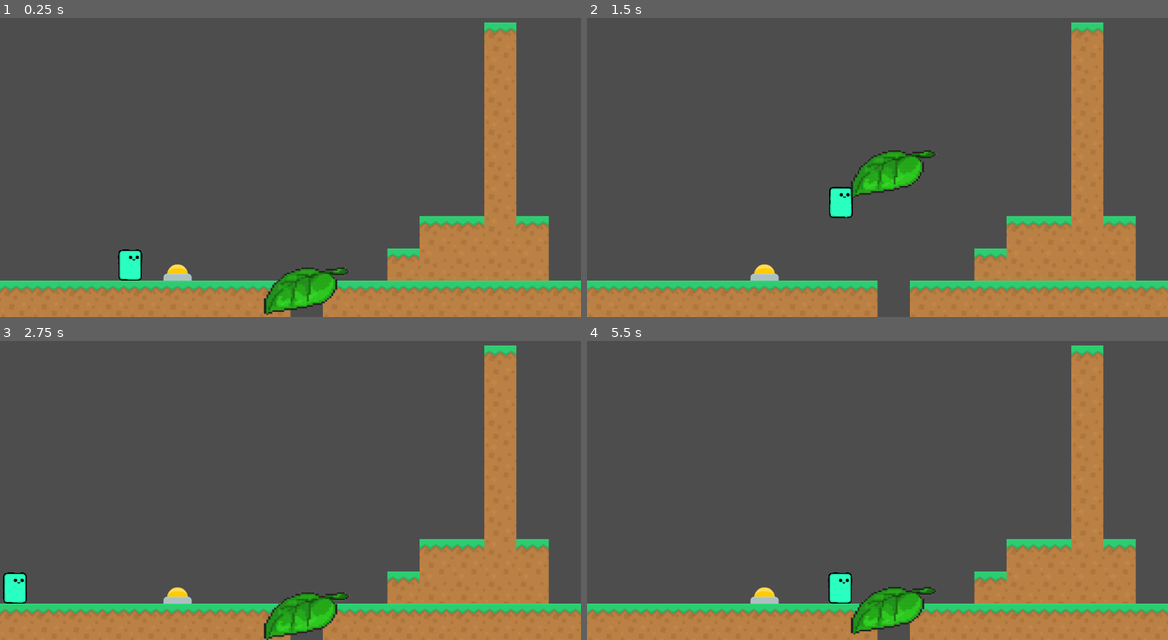
Above: before the commit, frames 1-4 (two rows, left to right).
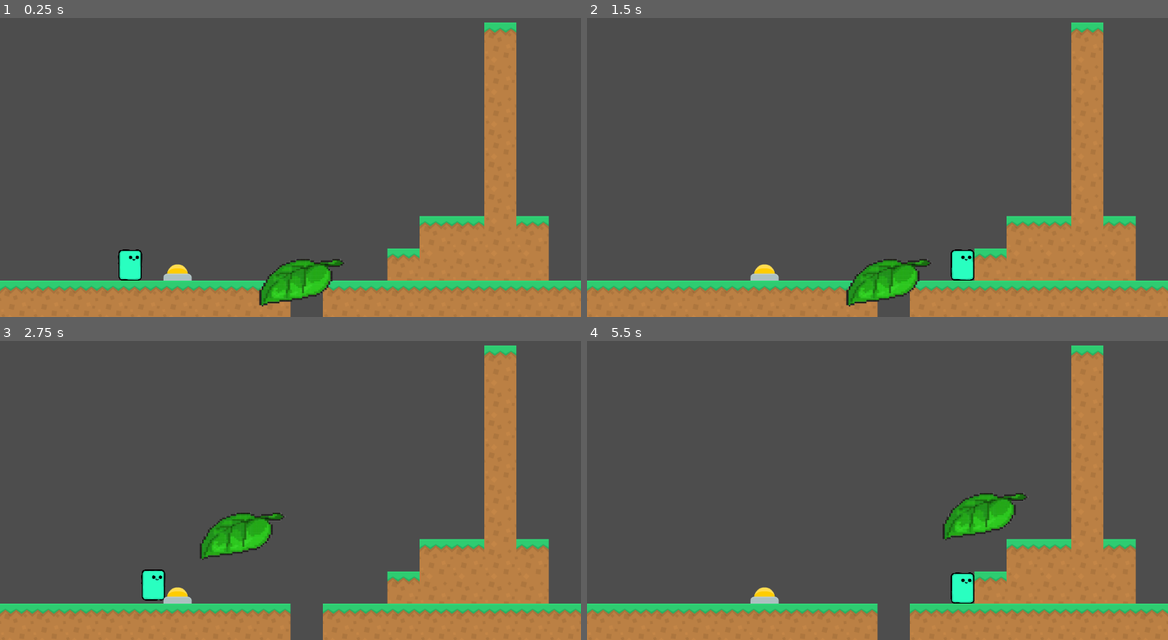
Above: after the commit, the same moments.

Repository: mikanthrop/Projektstudium_Fukurou
Game: Godot game, scene res://assets/scenes/screens/main.tscn
The game is run twice, just before and just after one commit, with the same random seed, the same clock (stepped at 60 frames per second) and the same inputs.
Inputs:
- Up to frame 1 (0.25 s): no input
- Up to frame 2 (1.5 s): hold Shift (dash) 0.53-1.28 s; hold Right (move_right) from 0.53 s (still down); tap Space (jump) at 0.77 s; tap Ctrl (hold) at 1.35 s
- Up to frame 3 (2.75 s): tap Space (jump) at 1.52 s; release Right (move_right) at 2.03 s; hold Left (move_left) from 2.03 s (still down); hold Shift (dash) from 2.03 s (still down)
- Up to frame 4 (5.5 s): release Left (move_left) at 2.78 s; release Shift (dash) at 2.78 s; hold Right (move_right) 2.78-4.28 s; tap Ctrl (hold) at 2.85, 4.35 s; tap Space (jump) at 3.02, 3.77, 4.52 s; hold Shift (dash) 3.53-4.28 s; hold Left (move_left) 4.28-5.03 s; hold Right (move_right) from 5.03 s (still down); hold Shift (dash) from 5.03 s (still down)

The runs differ from the first frame. In frame 1, 1.6% of the frame differs, in the area x 44-61%, y 80-100%; in frame 2, 3.7%; in frame 3, 3.7%; in frame 4, 3.7%, in the area x 41-76%, y 50-99%.

Commit message:
Fix: animate moving platform according to curve
currently only supports non-looping platform movement

Diff:
--- /dev/null
+++ b/assets/scenes/prefabs/leaf_in_wind.tres
@@ -0,0 +1,8 @@
+[gd_resource type="Curve2D" format=3 uid="uid://dllb0uxhih5ky"]
+
+[resource]
+bake_interval = 0.01
+_data = {
+"points": PackedVector2Array(0, 0, 0, 0, -15, -100, 0, 0, 0, 0, -15, -350)
+}
+point_count = 2
--- a/assets/scenes/prefabs/moving_platform.gd
+++ b/assets/scenes/prefabs/moving_platform.gd
@@ -1,20 +1,68 @@
 extends Path2D
 
-@export var loop = true
-@export var speed = 2.0
-@export var speed_scale = 1.0
+# variables for the main scene
+@export var speed: float = 2.0
+@export var float_duration: float = 3.0
+#@export var loop: bool = true
 
-@onready var path = $PathFollow2D
-@onready var animation = $AnimationPlayer
+# needed nodes
+@onready var path: PathFollow2D = $PathFollow2D
+@onready var timer: Timer = $FloatTimer
+#@onready var animation: AnimationPlayer = $AnimationPlayer
+
+# logic variables
+var approximate_beginning: float = 0.02
+var approximate_ending: float = 0.98
+var offset: float = 0.01
+
+var timer_started: bool = false
+var movement_paused: bool = false
+var upward_movement: bool = true
 
 # Called when the node enters the scene tree for the first time.
-func _ready():
-	if not loop:
-		animation.play("move")
-		animation.speed_scale = speed_scale
-		set_process(false)
+func _ready() -> void:
+	# check if curve is empty
+	if curve == null:
+		push_error("curve of a moving platform is empty.")
+
+	#give timer float_duration
+	timer.wait_time = float_duration
+
+	#if not loop:
+		#animation.play("move")
+		#animation.speed_scale = speed_scale
+		#set_process(false)
 
 
 # Called every frame. 'delta' is the elapsed time since the previous frame.
-func _process(delta):
-	path.progress += speed
+func _physics_process(delta: float) -> void:
+	if (not timer_started):
+		if (path.get_progress_ratio() > approximate_ending):
+			timer.start()
+			timer_started = true
+			movement_paused = true
+			print("moving platform: float timer started")
+			print("progress ratio: ", path.get_progress_ratio())
+		elif (path.get_progress_ratio() < approximate_beginning):
+			timer.start()
+			timer_started = true
+			movement_paused = true
+			print("moving platform: float timer started")
+			print("progress ratio: ", path.get_progress_ratio())
+	if (not movement_paused):
+		if (upward_movement):  # Move upwards
+			path.set_progress_ratio(path.get_progress_ratio() + speed * delta)
+		else:  # Move downwards
+			path.set_progress_ratio(path.get_progress_ratio() - speed * delta)
+
+
+func _on_float_timer_timeout() -> void:
+	print("moving platform float timer timed out")
+	timer_started = false
+	movement_paused = false
+	if (path.get_progress_ratio() <= approximate_beginning):
+		upward_movement = true
+		path.set_progress_ratio(approximate_beginning+offset)
+	elif (path.get_progress_ratio() >= approximate_ending):
+		upward_movement = false
+		path.set_progress_ratio(approximate_ending-offset)
--- a/assets/scenes/prefabs/moving_plattform.tscn
+++ b/assets/scenes/prefabs/moving_plattform.tscn
@@ -1,82 +1,54 @@
-[gd_scene load_steps=8 format=3 uid="uid://bdpksvvhgfls5"]
+[gd_scene load_steps=6 format=3 uid="uid://bdpksvvhgfls5"]
 
 [ext_resource type="Script" path="res://assets/scenes/prefabs/moving_platform.gd" id="1_71ae0"]
 [ext_resource type="Texture2D" uid="uid://dqkvhqpb2e1ov" path="res://assets/sprites/leaf.png" id="2_01arx"]
 
-[sub_resource type="Curve2D" id="Curve2D_gp2jx"]
+[sub_resource type="RectangleShape2D" id="RectangleShape2D_ufsva"]
+size = Vector2(120.995, 10.95)
+
+[sub_resource type="Animation" id="Animation_v8q80"]
+resource_name = "move"
+
+[sub_resource type="AnimationLibrary" id="AnimationLibrary_tap6h"]
 _data = {
-"points": PackedVector2Array(0, 0, 0, 0, -6, 646, 0, 0, 0, 0, 0, 0)
-}
-point_count = 2
-
-[sub_resource type="CapsuleShape2D" id="CapsuleShape2D_xqguo"]
-radius = 1.11
-height = 155.27
-
-[sub_resource type="Animation" id="Animation_cj2mg"]
-length = 0.001
-tracks/0/type = "value"
-tracks/0/imported = false
-tracks/0/enabled = true
-tracks/0/path = NodePath("PathFollow2D:progress_ratio")
-tracks/0/interp = 1
-tracks/0/loop_wrap = true
-tracks/0/keys = {
-"times": PackedFloat32Array(0),
-"transitions": PackedFloat32Array(1),
-"update": 0,
-"values": [0.0]
-}
-
-[sub_resource type="Animation" id="Animation_f2udl"]
-resource_name = "move"
-length = 2.0
-loop_mode = 2
-tracks/0/type = "value"
-tracks/0/imported = false
-tracks/0/enabled = true
-tracks/0/path = NodePath("PathFollow2D:progress_ratio")
-tracks/0/interp = 1
-tracks/0/loop_wrap = true
-tracks/0/keys = {
-"times": PackedFloat32Array(0, 2),
-"transitions": PackedFloat32Array(-1.99851, 1),
-"update": 0,
-"values": [0.0, 1.0]
-}
-
-[sub_resource type="AnimationLibrary" id="AnimationLibrary_fvrh0"]
-_data = {
-"RESET": SubResource("Animation_cj2mg"),
-"move": SubResource("Animation_f2udl")
+"move": SubResource("Animation_v8q80")
 }
 
 [node name="MovingPlattform" type="Path2D"]
-curve = SubResource("Curve2D_gp2jx")
 script = ExtResource("1_71ae0")
+metadata/_edit_group_ = true
 
 [node name="PathFollow2D" type="PathFollow2D" parent="."]
-position = Vector2(-6, 646)
-rotation = -1.56151
+rotation = -1.5708
 
 [node name="RemoteTransform2D" type="RemoteTransform2D" parent="PathFollow2D"]
 remote_path = NodePath("../../AnimatableBody2D")
+update_rotation = false
+update_scale = false
 
 [node name="AnimatableBody2D" type="AnimatableBody2D" parent="."]
-position = Vector2(-6, 646)
-rotation = -1.56151
+rotation = -1.5708
 collision_layer = 2
-collision_mask = 2
+collision_mask = 3
+metadata/_edit_group_ = true
 
 [node name="Sprite2D" type="Sprite2D" parent="AnimatableBody2D"]
 rotation = 1.5708
 texture = ExtResource("2_01arx")
 
 [node name="CollisionShape2D" type="CollisionShape2D" parent="AnimatableBody2D"]
-scale = Vector2(37.2662, -0.910186)
-shape = SubResource("CapsuleShape2D_xqguo")
+position = Vector2(-0.0696564, -9.50888)
+rotation = 1.5708
+shape = SubResource("RectangleShape2D_ufsva")
+one_way_collision = true
 
 [node name="AnimationPlayer" type="AnimationPlayer" parent="."]
 libraries = {
-"": SubResource("AnimationLibrary_fvrh0")
+"": SubResource("AnimationLibrary_tap6h")
 }
+
+[node name="FloatTimer" type="Timer" parent="."]
+one_shot = true
+
+[connection signal="property_list_changed" from="." to="." method="_on_property_list_changed"]
+[connection signal="timeout" from="FloatTimer" to="." method="_on_float_timer_timeout"]
--- a/assets/scenes/screens/main.tscn
+++ b/assets/scenes/screens/main.tscn
@@ -330,11 +330,11 @@
 sources/1 = SubResource("TileSetAtlasSource_ufcqu")
 sources/2 = SubResource("TileSetAtlasSource_qybcp")
 
-[sub_resource type="Curve2D" id="Curve2D_tp16d"]
+[sub_resource type="Curve2D" id="Curve2D_mw6x1"]
 _data = {
-"points": PackedVector2Array(0, 0, 0, 0, 83.3333, -16.6666, 0, 0, 0, 0, 82.9103, -259)
+"points": PackedVector2Array(0, 0, 0, 0, 75.2961, -43, 0, 0, 0, 0, -43.9932, -162, 0, 0, 0, 0, 154.822, -357, 0, 0, 0, 0, 241.963, -211)
 }
-point_count = 2
+point_count = 4
 
 [node name="main" type="Node2D"]
 
@@ -363,9 +363,9 @@
 [node name="MovingPlattform" parent="." instance=ExtResource("6_ogoal")]
 position = Vector2(510, 622)
 scale = Vector2(1.182, 1)
-curve = SubResource("Curve2D_tp16d")
-loop = false
-speed_scale = 1.4
+curve = SubResource("Curve2D_mw6x1")
+speed = 0.4
+float_duration = 2.0
 
 [connection signal="body_entered" from="DeathZone" to="PlayerRespawner" method="_on_death_zone_body_entered"]
 [connection signal="body_exited" from="DeathZone" to="PlayerRespawner" method="_on_death_zone_body_exited"]
--- a/assets/scripts/Player/movement/dashing.gd
+++ b/assets/scripts/Player/movement/dashing.gd
@@ -62,7 +62,7 @@
 	return null
 
 
-func _process_physics(delta: float) -> Base_State:
+func _process_physics(_delta: float) -> Base_State:
 	# Handle physics logic during the dash (if needed)
 	parent.velocity = dash_direction * parent.DASH_SPEED
 	print("state dashing: physics: dash_direction: ", dash_direction)
--- a/assets/scripts/Player/movement/state_machine.gd
+++ b/assets/scripts/Player/movement/state_machine.gd
@@ -20,7 +20,6 @@
 func change_state(new_state: Base_State) -> void:
 	if current_state:
 		current_state.exit()
-	var parent = get_parent()
 	print("State Machine gives event to ", new_state, ".")
 	current_state = new_state
 	current_state.enter()
